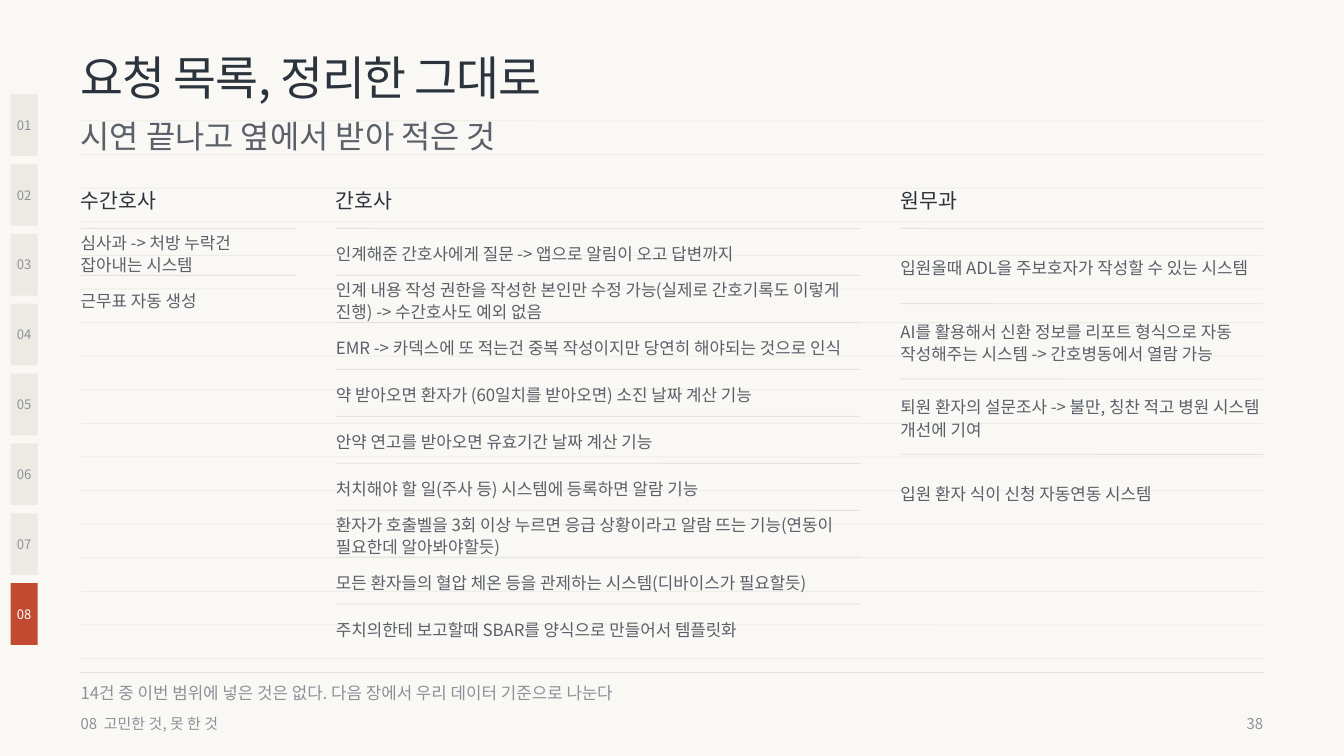
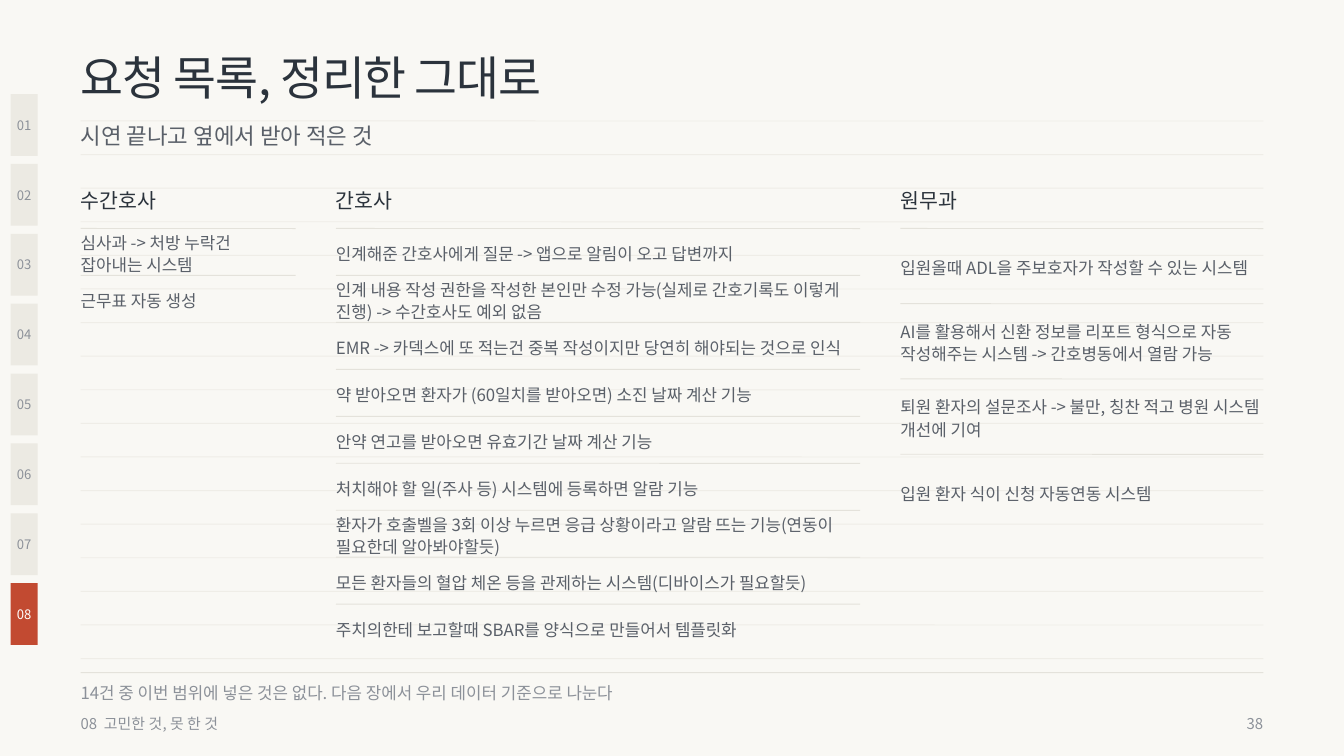
Before and after one commit to wodnjs2020136144/skala-webservice-mini, a slide deck: slide 38 of deliverables/10반_황재원_너와나의인계고리-개요.pptx. Drawn at 1344x756 pixels with LibreOffice and Linux fonts; fonts in the diff are those of the drawing. Boxes give left, top, right and bottom in pixels: in the first picture for what was removed or moved away, otherwise in the second. Text is boxed around its words. In the diff, an @@ line names an element or a change of style, - is before the commit and + after.

```diff
--- a/deliverables/10반_황재원_너와나의인계고리-개요.pptx
+++ b/deliverables/10반_황재원_너와나의인계고리-개요.pptx
@@ text "시연 끝나고 옆에서 받아 적은 ..." at [81, 125, 374, 146]: size 17 to 12 pt @@
```
Also in this commit, not shown: 5 other slides changed, 7 other files.
